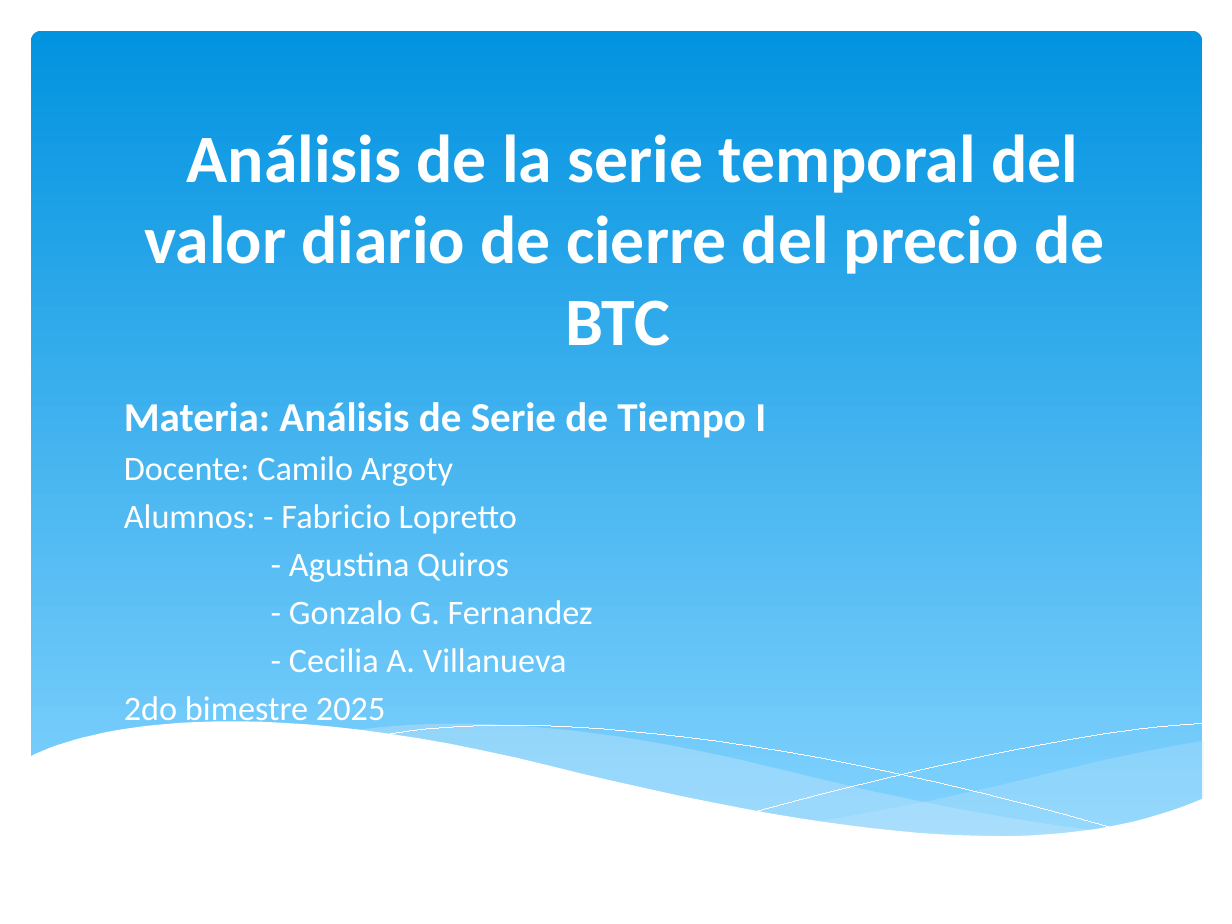
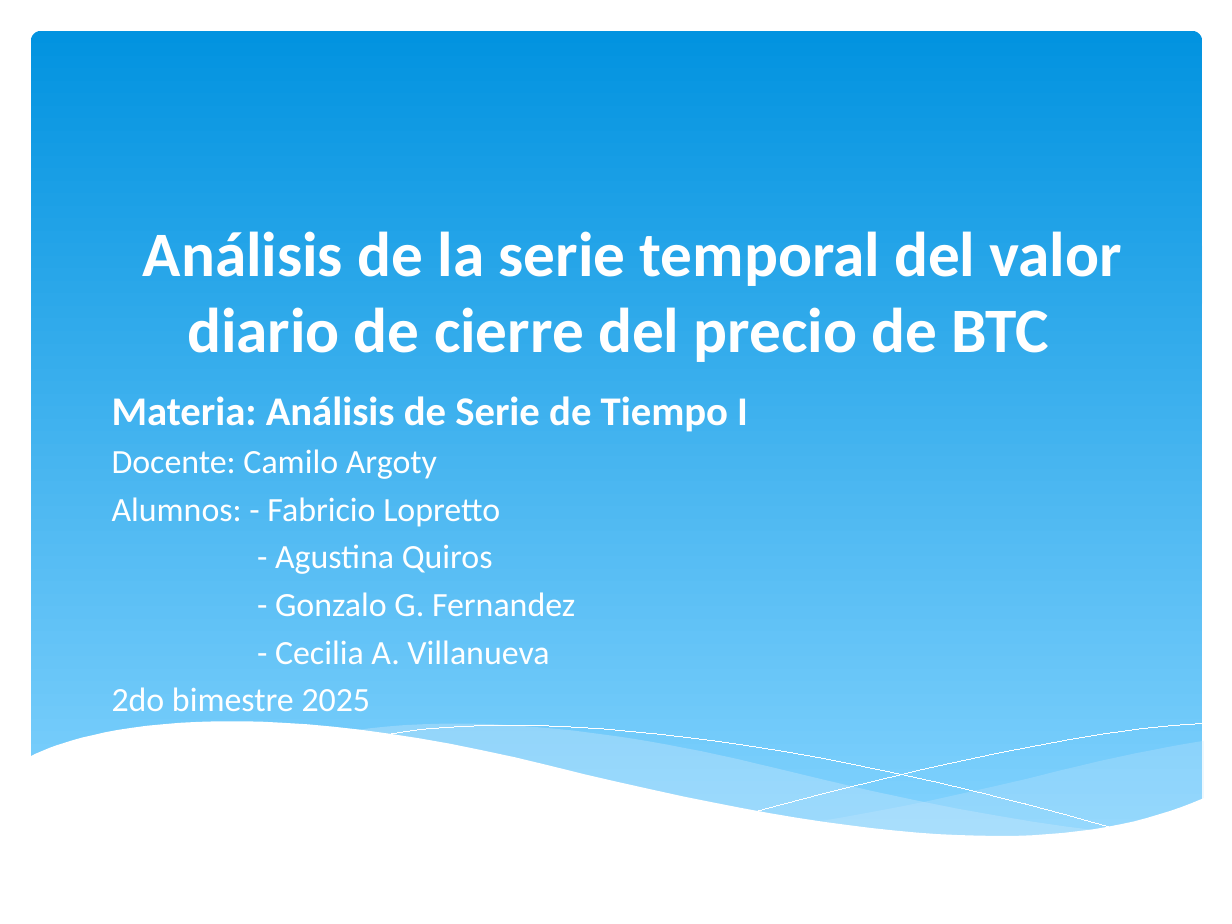
Before and after one commit to fabriciolopretto/BTC_Time_Series_Models, a slide deck: slide 1 of Presentación TP Final.pptx. Drawn at 1232x924 pixels with LibreOffice and Linux fonts; fonts in the diff are those of the drawing. Boxes give left, top, right and bottom in pixels: in the first picture for what was removed or moved away, otherwise in the second. Text is boxed around its words. In the diff, an @@ line names an element or a change of style, - is before the commit and + after.

```diff
--- a/Presentación TP Final.pptx
+++ b/Presentación TP Final.pptx
@@ title "Análisis de la serie temporal ..." at [143, 231, 1122, 362]: size 39.6 to 37 pt @@
@@ group added at [28, 227, 1204, 405]: 5 freeform shapes @@
@@ subtitle "Materia: Análisis de Serie de ..." at [112, 396, 748, 711]: size 24 to 23.8 pt in "Materia: Análisis de Serie de Tiempo I"; size 20 to 19.8 pt in "Docente: Camilo Argoty", "Alumnos: - Fabricio Lopretto", "- Agustina Quiros", "- Gonzalo G. Fernandez" and 2 more places @@
@@ freeform shape at [28, 722, 1204, 902]: outline redrawn @@
```
Also in this commit, not shown: 15 other slides changed, 1 slide added, 1 other file.
